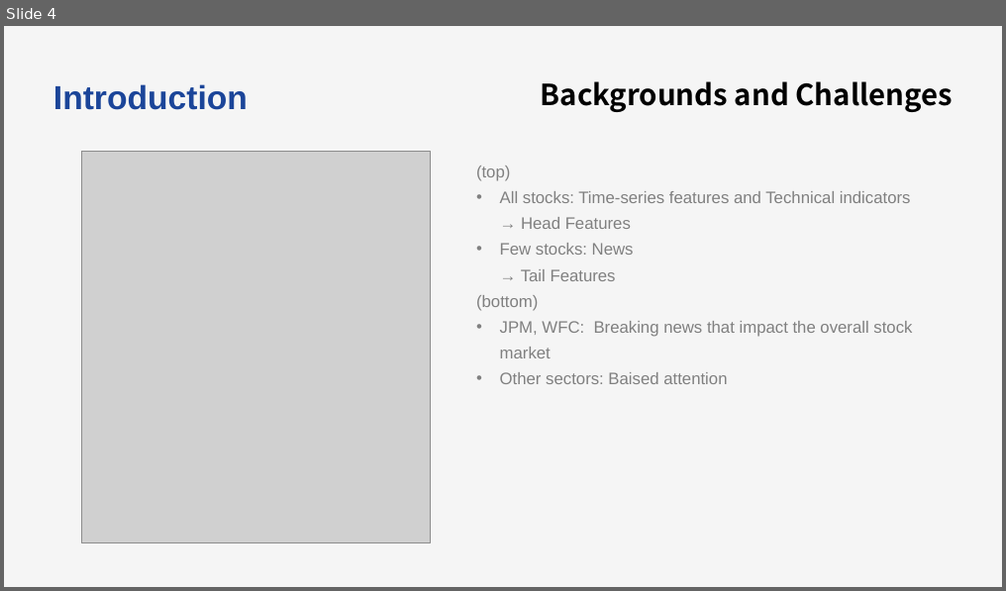
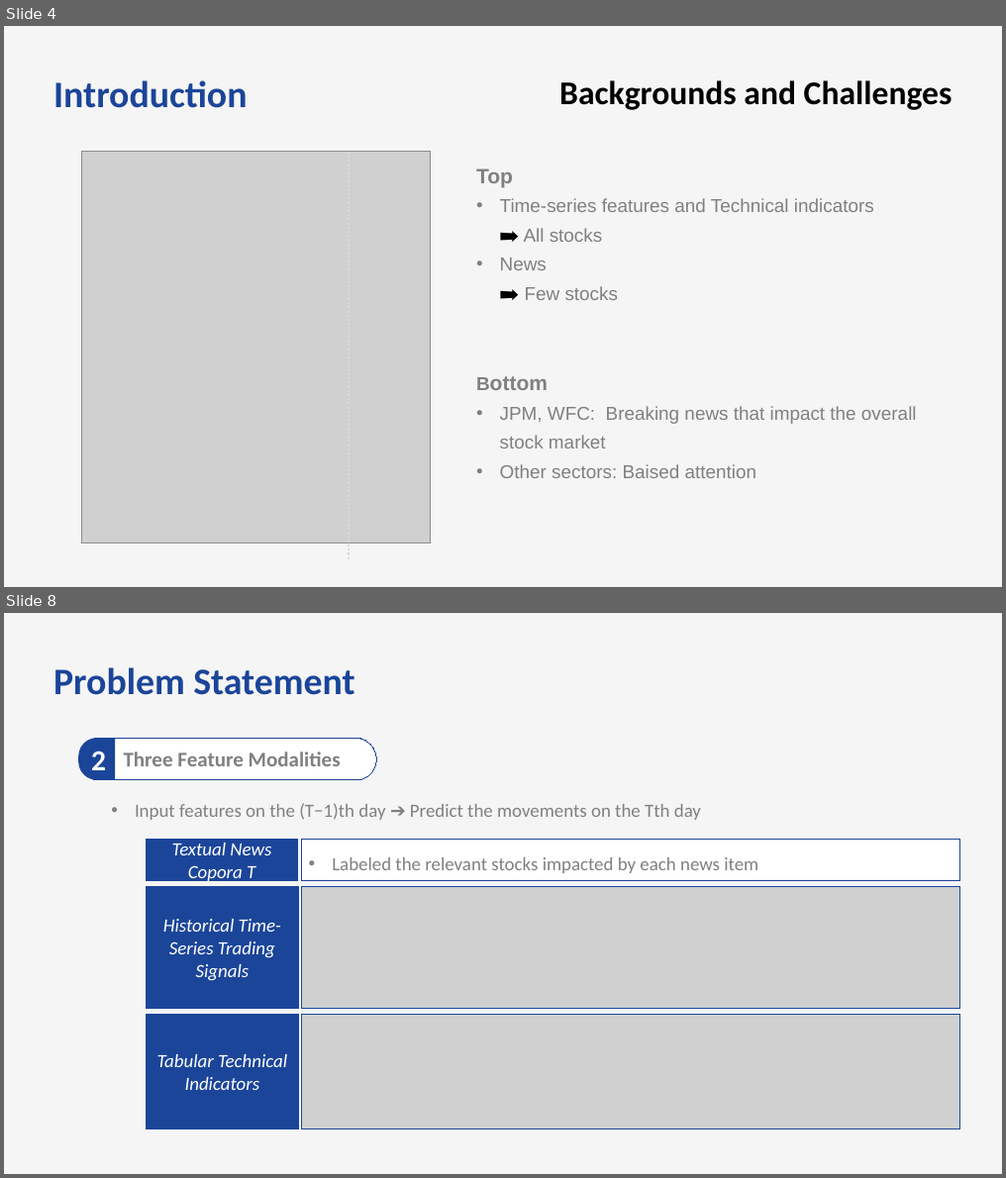
Before and after one commit to bts1991/study, a slide deck: 논문 Review/Others/paper_review.pptx. Shown one above the other, each under a label of ours: slide 4 before the commit, slides 4 and 8 after it; the slides between them are not shown. The pictures are 1006x591 and 1006x1178 pixels, drawn with LibreOffice and Linux fonts; fonts in the diff are those of the drawing; grey boxes stand for pictures. Boxes give left, top, right and bottom in pixels: in the first picture for what was removed or moved away, otherwise in the second. Text is boxed around its words. In the diff, an @@ line names an element or a change of style, - is before the commit and + after.

```diff
--- a/논문 Review/Others/paper_review.pptx
+++ b/논문 Review/Others/paper_review.pptx
@@ slide 8 added at bbox=[4, 613, 1002, 1174], background #F5F5F5 @@
@@ text added at bbox=[54, 667, 354, 695], 36 pt, text #1B4599, bold @@
+Problem Statement
@@ round same rect added at bbox=[78, 739, 115, 780], fill #1B4599, 28 pt, text #FFFFFF, bold @@
+2
@@ rounded rectangle added at bbox=[79, 738, 377, 780], fill #FFFFFF, outline #1B4599 0.75 pt, 20 pt, text #808080, bold @@
+Three Feature Modalities
@@ text added at bbox=[135, 803, 701, 820], 18 pt, text #808080 @@
+  • Input features on the (T−1)th day ➔ Predict the movements on the Tth day
@@ rectangle added at bbox=[147, 839, 298, 881], fill #1B4599, outline #1B4599 0.75 pt, 18 pt, text #FFFFFF, italic @@
+Textual News Copora T
@@ rectangle added at bbox=[301, 839, 960, 881], fill #FFFFFF, outline #1B4599 0.75 pt, 18 pt, text #808080 @@
+• Labeled the relevant stocks impacted by each news item
@@ rectangle added at bbox=[147, 886, 298, 1009], fill #1B4599, outline #1B4599 0.75 pt, 18 pt, text #FFFFFF, italic @@
+Historical Time-Series Trading Signals
@@ picture added at bbox=[301, 886, 960, 1009] @@
@@ rectangle added at bbox=[147, 1014, 298, 1130], fill #1B4599, outline #1B4599 0.75 pt, 18 pt, text #FFFFFF, italic @@
+Tabular Technical Indicators
@@ picture added at bbox=[301, 1014, 960, 1130] @@
@@ slide 4 changed as well @@
@@ text "Introduction" at bbox=[54, 80, 247, 108]: size 32 to 36 pt, font Arial to Calibri @@
@@ text "Backgrounds and Challenges": place and size @@
-text "Backgrounds and Challenges" at bbox=[541, 81, 952, 112]
+text "Backgrounds and Challenges" at bbox=[559, 80, 952, 110]
@@ text "Backgrounds and Challenges" at bbox=[559, 80, 952, 110]: size 28 to 32 pt, font Noto Sans CJK KR to Calibri @@
@@ line added from (349, 152) to (349, 562), #D9D9D9 2 pt dashed @@
@@ text at bbox=[476, 169, 874, 300]: text changed; size 16 to 18 pt @@
-  (top)
-  • All stocks: Time-series features and Technical indicators
-    → Head Features
-  • Few stocks: News
-    → Tail Features
-  (bottom)
+  Top
+  • Time-series features and Technical indicators
+    ➡️ All stocks
+  • News
+    ➡️ Few stocks
+  Bottom
@@ text at bbox=[500, 406, 917, 478]: size 16 to 18 pt in "JPM, WFC: Breaking news that impact the ...", "Other sectors: Baised attention" @@
```
Also in this commit, not shown: 3 other slides changed, 9 other slides added, 1 slide removed, 1 other file.
